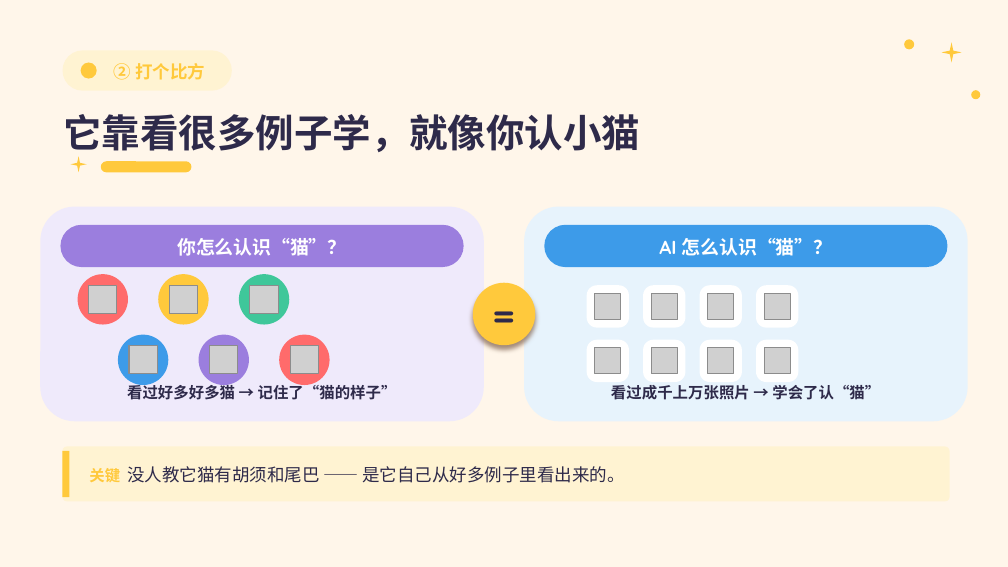
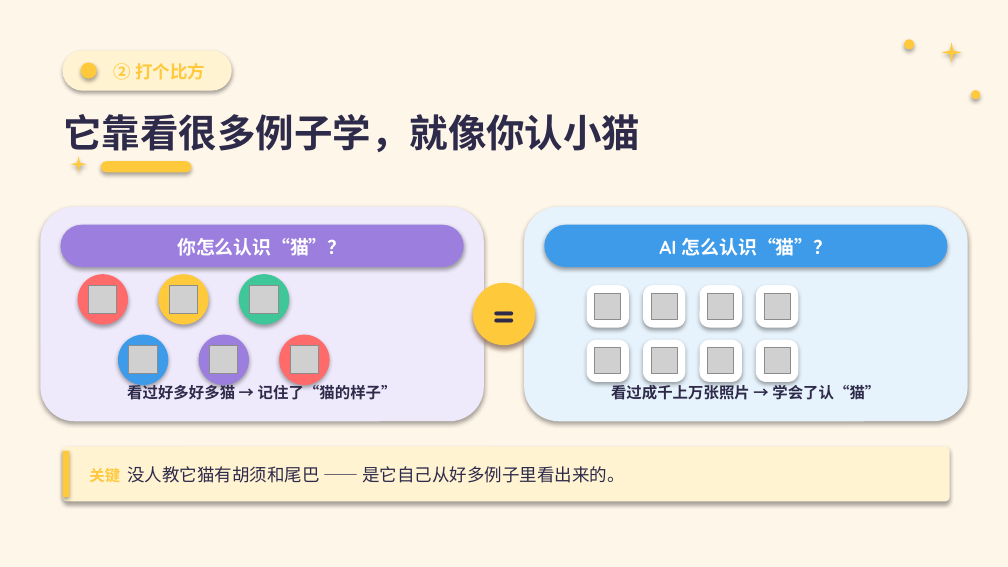
Before and after one commit to addsumtech/slides_maker-site, a slide deck: slide 5 of templates/decks/zh/kids-ai-explainer/template.pptx. Drawn at 1008x567 pixels with LibreOffice and Linux fonts; fonts in the diff are those of the drawing; grey boxes stand for pictures. Boxes give left, top, right and bottom in pixels: in the first picture for what was removed or moved away, otherwise in the second. Text is boxed around its words. In the diff, an @@ line names an element or a change of style, - is before the commit and + after.

```diff
--- a/templates/decks/zh/kids-ai-explainer/template.pptx
+++ b/templates/decks/zh/kids-ai-explainer/template.pptx
@@ star at [941,42,962,62]: shadow on; proportions changed @@
@@ star at [71,156,87,172]: shadow on; proportions changed @@
@@ shadow on in 27 elements at [0,0,1008,566], [904,39,914,49], [62,50,232,91], [81,62,97,79], [101,161,192,172], [62,447,950,501], [62,451,70,497], [40,207,484,421], [60,225,464,267], [78,274,128,325], [158,274,209,325], [239,274,289,325], [118,335,168,385], [199,335,249,385], [279,335,330,385], [524,207,968,421], [544,225,948,267], [587,285,629,328], [643,285,685,328], [700,285,742,328], [756,285,798,328], [587,340,629,382], [643,340,685,382], [700,340,742,382], [756,340,798,382], [972,90,981,99], [473,283,535,346] @@
```
Also in this commit, not shown: 11 other slides changed, 27 other files.
